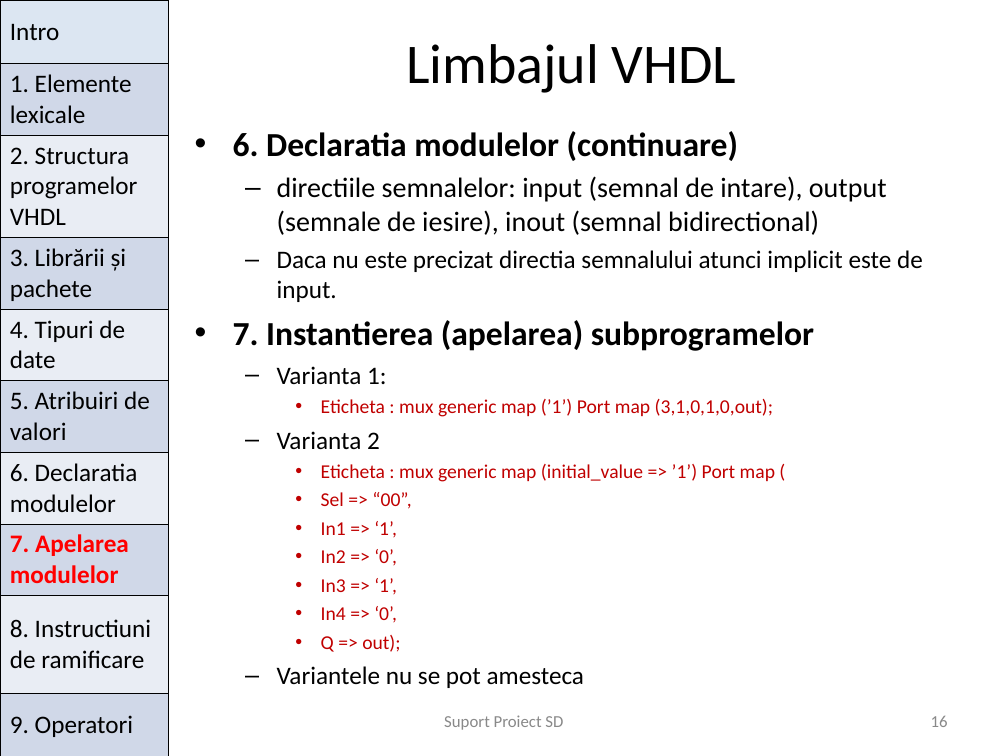
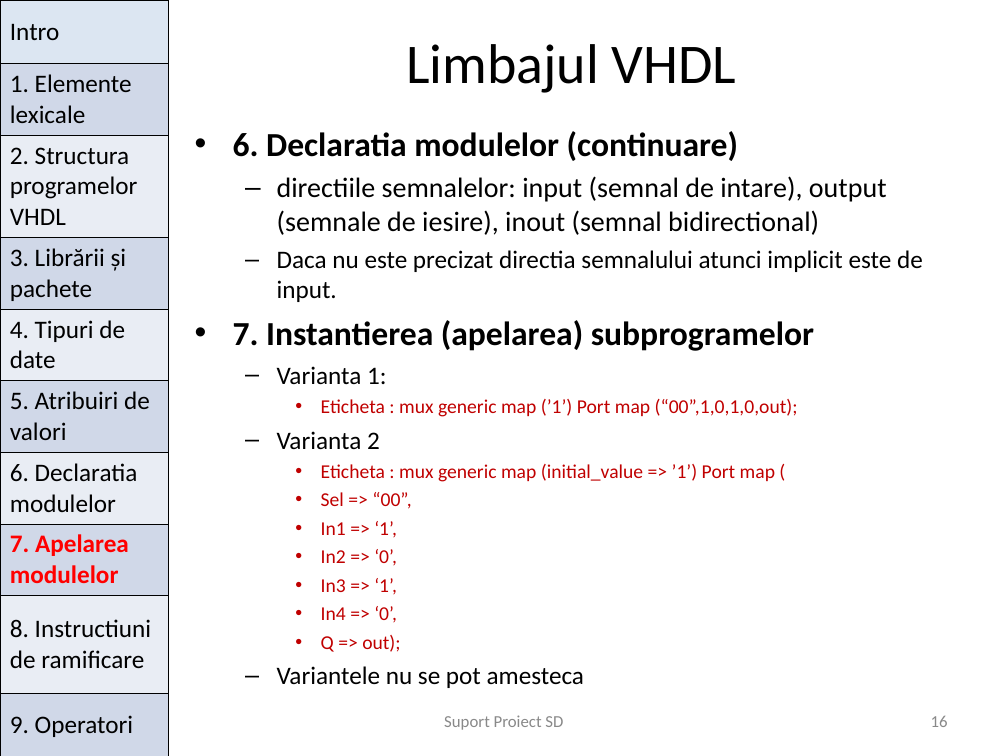
Before and after one commit to mohammadfayaj/Suport_HDL, a slide deck: slide 16 of Curs_2_Limbaje_de_descriere_hardware/prezentare_VHDL.ppt. Drawn at 1008x756 pixels with LibreOffice and Linux fonts; fonts in the diff are those of the drawing. Boxes give left, top, right and bottom in pixels: in the first picture for what was removed or moved away, otherwise in the second. Text is boxed around its words. In the diff, an @@ line names an element or a change of style, - is before the commit and + after.

```diff
--- a/Curs_2_Limbaje_de_descriere_hardware/prezentare_VHDL.ppt
+++ b/Curs_2_Limbaje_de_descriere_hardware/prezentare_VHDL.ppt
@@ text at <box>321,399,798,417</box>: text changed @@
-    • Eticheta : mux generic map (’1’) Port map (3,1,0,1,0,out);
+    • Eticheta : mux generic map (’1’) Port map (“00”,1,0,1,0,out);
```
Also in this commit, not shown: 2 other slides changed, 10 other files.
